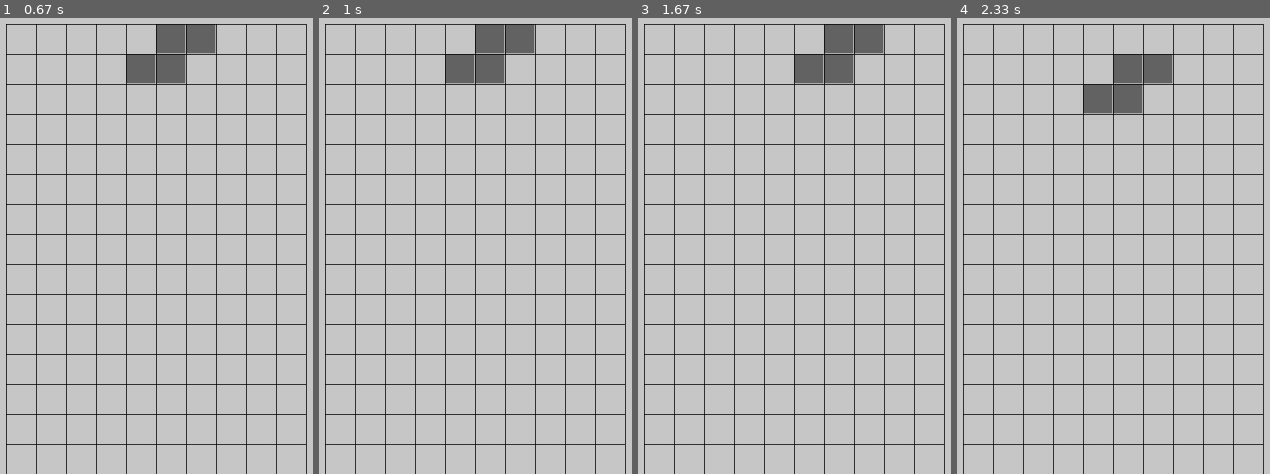
Above: before the commit, frames 1-4 (left to right).
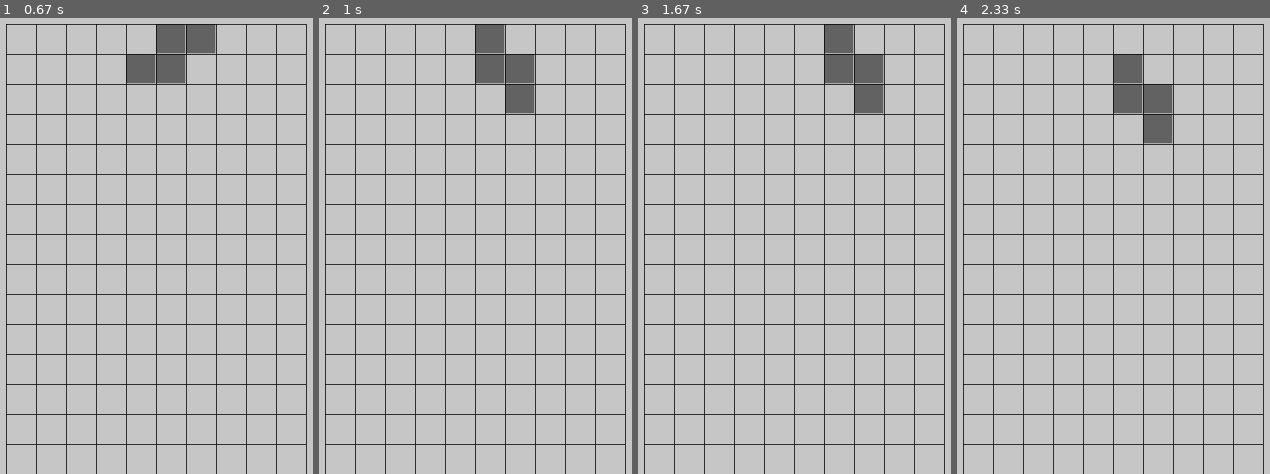
Above: after the commit, the same moments.

Repository: WannaYDL/Pygame
Game: pygame game, started from main.py
The game is run twice, just before and just after one commit, with the same random seed, the same clock (stepped at 60 frames per second) and the same inputs.
Inputs:
- Up to frame 1 (0.67 s): hold Right from 0.33 s (still down)
- Up to frame 2 (1 s): release Right at 0.8 s; hold Up from 0.83 s (still down)
- Up to frame 3 (1.67 s): release Up at 1.13 s; hold Right 1.17-1.63 s
- Up to frame 4 (2.33 s): hold Left 1.67-2.2 s; hold Down from 2.23 s (still down)

Frame 1 is identical in both runs. In frame 2, 2.4% of the frame differs, in the area x 40-70%, y 1-22%; in frame 3, 2.4%; in frame 4, 2.4%.

Commit message:
Add files via upload

Diff:
--- a/main.py
+++ b/main.py
@@ -12,7 +12,6 @@
     bg_color = BG_COLOR
     #建立方块对象
     piece = Piece('S',screen)
-
     #pygame.event.get():从事件队列中取出所有事件对象，
     #得到待处理事件列表
     while True:
@@ -68,6 +67,7 @@
                 piece.move_down()
             elif event.key == pygame.K_UP:
                 print("向上方向键被按下")
+                piece.turn()
             elif event.key == pygame.K_RIGHT:
                 print("向右方向键被按下")
                 piece.move_right()
--- a/piece.py
+++ b/piece.py
@@ -7,15 +7,18 @@
         self.x = 3
         self.y = 0
         self.shape = shape
+        self.turn_times = 0     #翻转了几次决定了方块当前的状态，初始值为0
         self.screen = screen
 
     #画出形状为piece的方块
     def paint(self):
         shape_template = PIECES[self.shape]
-
-        for r in range(len(shape_template)):
-            for c in range(len(shape_template[0])):
-                if shape_template[r][c] == 'O':
+        shape_turn = shape_template[self.turn_times]
+        #print(len(shape_template))len(shape_template)为矩阵行数
+        #print(len(shape_template[0]))len(shape_template[0])为矩阵列数
+        for r in range(len(shape_turn)):
+            for c in range(len(shape_turn[1])):
+                if shape_turn[r][c] == 'O':
                     self.draw_cell(self.x+c,self.y+r)
     #绘制  方格
     def draw_cell(self,x,y):
@@ -24,13 +27,64 @@
         cell_width_height = (CELL_WIDTH-2,CELL_WIDTH-2)
         cell_rect = pygame.Rect(cell_position,cell_width_height)
         pygame.draw.rect(self.screen,CELL_COLOR,cell_rect)
+
+    #判断是否在最右边
+    def can_move_right(self):
+        shape_mtx = PIECES[self.shape]
+        for r in range(len(shape_mtx)):
+            for c in range(len(shape_mtx[0])):
+                if shape_mtx[r][c] == 'O':
+                    if self.x + c >= COLUMN_NUM - 1:
+                        return  False
+        return  True
+
+    def can_move_left(self):
+        shape_mtx = PIECES[self.shape]
+        for r in range(len(shape_mtx)):
+            for c in range(len(shape_mtx[0])):
+                if shape_mtx[r][c] =='O':
+                    if (self.x + c) == 0:
+                        return  False
+        return  True
+
+    def can_move_down(self):
+        shape_mtx = PIECES[self.shape]
+        for r in range(len(shape_mtx)):
+            for c in range(len(shape_mtx[0])):
+                if shape_mtx[r][c] == 'O':
+                    if self.y + r >= LINE_NUM-1:
+                        return  False
+        return  True
+
+    #判断是否可以旋转
+    def can_turn(self):
+        shape_list_len = len(PIECES[self.shape])
+        turn_times = (self.turn_times + 1) %  shape_list_len
+        shape_mst = PIECES[self.shape][turn_times]
+        for r in range(len(shape_mst)):
+            for c in range(len(shape_mst[0])):
+                if shape_mst[r][c] == 'O':
+                    if (self.x + c >= COLUMN_NUM - 1 or self.x+c < 0) \
+                            or (self.y + r >= LINE_NUM or self.y + r < 0):
+                        return  False
+        return  True
+
     def move_right(self):
         #方格向右移动1个单元格
-        self.x += 1
+        if self.can_move_right():
+            self.x += 1
+
     def move_left(self):
         #方格向左移动一格
-        self.x -= 1
+        if self.can_move_left():
+            self.x -= 1
 
     def move_down(self):
         '''方块向下移动1格'''
-        self.y += 1
+        if self.can_move_down():
+            self.y += 1
+
+    def turn(self):
+        shape_list_len = len(PIECES[self.shape])
+        if self.can_turn:
+            self.turn_times = (self.turn_times + 1) % shape_list_len
--- a/settings.py
+++ b/settings.py
@@ -10,35 +10,75 @@
 EDGE_COLOR = (0,0,0)            #游戏区域边界线的颜色
 CELL_COLOR = (100,100,100)      #单元格填充色
 BG_COLOR = (200,200,200)        #窗口背景颜色
+COLUMN_NUM = 10                 #总列数
+LINE_NUM = 15                   #总行数
 
 #S型方块的姿态序列。首先是未翻转的姿态，接着是向右翻转90度的姿态。再翻转90度，将回到未翻转前的姿态。
-S_SHAPE_TEMPLATE = ['.OO.',
+S_SHAPE_TEMPLATE = [['.OO.',
                      'OO..',
-                     '....']
+                     '....'],
+                    ['.O..',
+                     '.OO.',
+                     '..O.']]
 
-Z_SHAPE_TEMPLATE = ['OO..',
+Z_SHAPE_TEMPLATE = [['OO..',
                      '.OO.',
-                     '....']
+                     '....'],
+                    ['..O.',
+                     '.OO.',
+                     '.O..']]
 
-I_SHAPE_TEMPLATE = ['.O..',
+I_SHAPE_TEMPLATE = [['.O..',
                      '.O..',
                      '.O..',
-                     '.O..']
+                     '.O..'],
+                    ['....',
+                     'OOOO',
+                     '....',
+                     '....']]
 
-O_SHAPE_TEMPLATE = ['OO',
-                     'OO']
+O_SHAPE_TEMPLATE = [['OO',
+                     'OO']]
 
-J_SHAPE_TEMPLATE = ['..O.',
+J_SHAPE_TEMPLATE = [['..O.',
                      '..O.',
-                     '.OO.']
+                     '.OO.'],
+                    ['O...',
+                     'OOO.',
+                     '....'],
+                    ['.OO.',
+                     '.O..',
+                     '.O..'],
+                    ['OOO.',
+                     '..O.',
+                     '....']]
 
-L_SHAPE_TEMPLATE = ['.O..',
+L_SHAPE_TEMPLATE = [['.O..',
                      '.O..',
-                     '.OO.']
+                     '.OO.'],
+                    ['....',
+                     'OOO.',
+                     'O...'],
+                    ['.OO.',
+                     '..O.',
+                     '..O.'],
+                    ['..O.',
+                     'OOO.',
+                     '....']]
 
-T_SHAPE_TEMPLATE = ['.O..',
+T_SHAPE_TEMPLATE = [['.O..',
                      'OOO.',
-                     '....']
+                     '....'],
+                    ['.O..',
+                     '.OO.',
+                     '.O..'],
+                    ['....',
+                     'OOO.',
+                     '.O..'],
+                    ['..O.',
+                     '.OO.',
+                     '..O.']]
+
 
 PIECES = {'S': S_SHAPE_TEMPLATE,
           'Z': Z_SHAPE_TEMPLATE,
